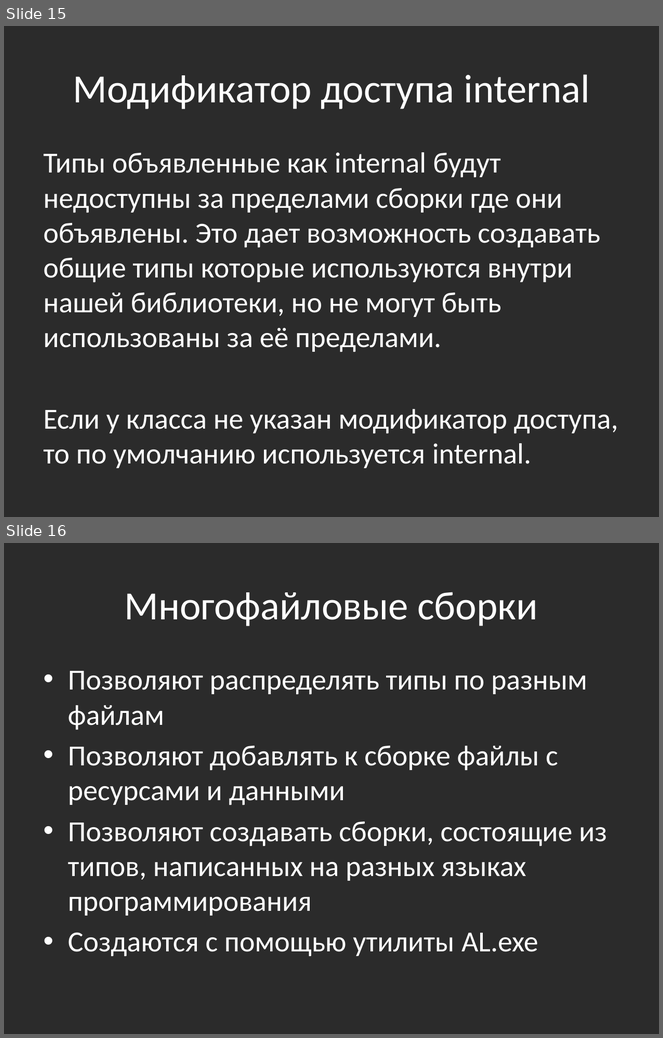
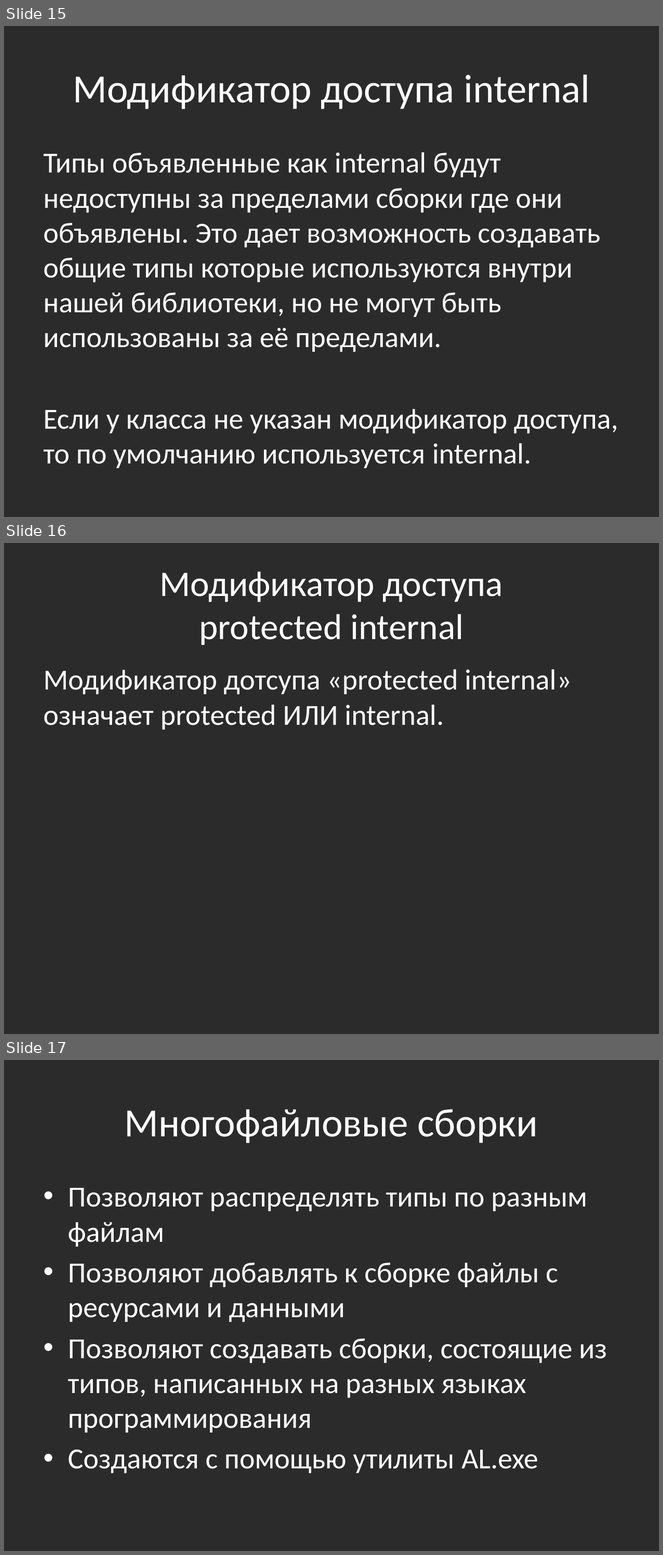
Before and after one commit to bazile/Training, a slide deck: Presentation/lesson-07-reflection.pptx. Shown one above the other, each under a label of ours: slides 15 and 16 before the commit, slides 15, 16 and 17 after it. The pictures are 663x1038 and 663x1555 pixels, drawn with LibreOffice and Linux fonts; fonts in the diff are those of the drawing; background and template pictures are left out; a plain dark background stands for a picture behind light text. Boxes give left, top, right and bottom in pixels: in the first picture for what was removed or moved away, otherwise in the second. Text is boxed around its words. In the diff, an @@ line names an element or a change of style, - is before the commit and + after.

```diff
--- a/Presentation/lesson-07-reflection.pptx
+++ b/Presentation/lesson-07-reflection.pptx
@@ slide 16 added at (x1=4, y1=543, x2=659, y2=1034), background picture (left out) @@
@@ title added at (x1=160, y1=572, x2=503, y2=645), 39.6 pt, text #FFFFFF @@
+Модификатор доступа
+protected internal
@@ text added at (x1=44, y1=669, x2=572, y2=730), 32 pt, text #FFFFFF @@
+Модификатор дотсупа «protected internal» означает protected ИЛИ internal.
@@ what was slide 16 is now slide 17 @@
```
Also in this commit, not shown: 1 other file.
